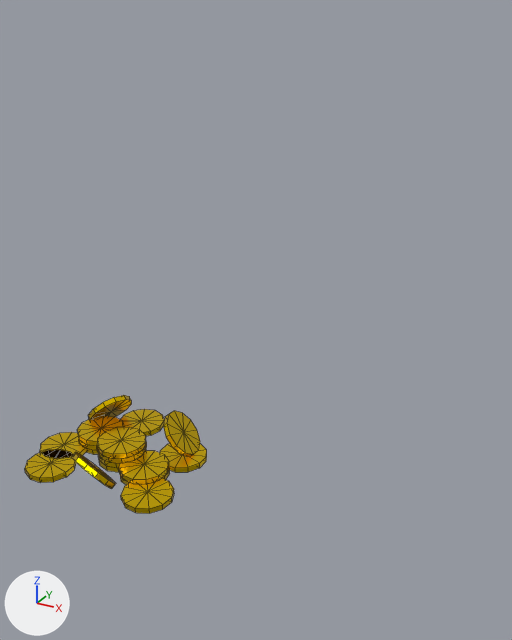
A saved change to the FBX model exports/roblox_fbx_2026-05-15/GoldCoinPile_LOD0_roblox.fbx.
Rendered twice from a 50 mm lens placed at (5.34, -6.06, 5.45), pointed at (1.96, 0.09, 2.37). The lights are fixed; the arrows at lower left show +X, +Y and +Z. The picture after the commit comes second. Mesh edges are drawn as thin lines. Where no turn or scale is listed for an object, it has been applied to the vertices. Vertices at exactly the same position are counted once.

The first picture shows 'GoldCoinPile_CoinMat_pile'.
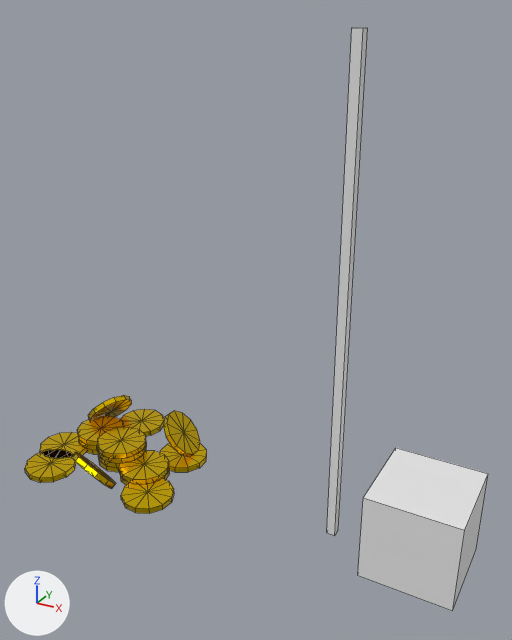
Pixel boxes (x1, y1, x2, y2) of what changed, in the pictures (512 x 640 px):
```json
{"object": "1_Stud_Cube", "change": "shown", "after": [358, 448, 488, 611]}
{"object": "5.3_Stud_Height_Ruler", "change": "shown", "after": [327, 28, 367, 536]}
```

Edits to the scene script, one JSON object a line:
```json
{"block": "me_5_3_stud_height_ruler", "where": "# used by ob_5_3_stud_height_ruler; location = (0.0, 0.0, 0.0)"}
{"op": "remove", "block": "me_5_3_stud_height_ruler", "code": "me_5_3_stud_height_ruler.from_pydata(...)  # 8 vertices, 6 faces; spans x -1.0..1.0, y -1.0..1.0, z -1.0..1.0"}
{"op": "add", "block": "me_5_3_stud_height_ruler", "code": "me_5_3_stud_height_ruler.from_pydata(...)  # 8 vertices, 6 faces; spans x -0.05..0.05, y -0.05..0.05, z 0.0..5.3"}
{"block": "me_5_3_stud_height_ruler", "change": "me_5_3_stud_height_ruler part 1: the whole mesh is scaled about its middle by (0.05, 0.05, 2.65), then moved by (0.0, 0.0, 2.65)"}
{"block": "me_1_stud_cube", "where": "# used by ob_1_stud_cube; location = (0.0, 0.0, 0.0)"}
{"op": "remove", "block": "me_1_stud_cube", "code": "me_1_stud_cube.from_pydata(...)  # 8 vertices, 6 faces; spans x -1.0..1.0, y -1.0..1.0, z -1.0..1.0"}
{"op": "add", "block": "me_1_stud_cube", "code": "me_1_stud_cube.from_pydata(...)  # 8 vertices, 6 faces; spans x -0.5..0.5, y -0.5..0.5, z 0.0..1.0"}
{"block": "me_1_stud_cube", "change": "me_1_stud_cube part 2: the whole mesh is scaled about its middle by 0.5, then moved by (0.0, 0.0, 0.5)"}
{"op": "remove", "block": "ob_5_3_stud_height_ruler", "code": "ob_5_3_stud_height_ruler.hide_viewport = True"}
{"op": "set", "path": "ob_5_3_stud_height_ruler.location", "old": "(0.0, 0.0, 0.0)", "new": "(3.0, 0.0, 0.0)"}
{"op": "remove", "block": "ob_1_stud_cube", "code": "ob_1_stud_cube.hide_viewport = True"}
{"op": "set", "path": "ob_1_stud_cube.location", "old": "(0.0, 0.0, 0.0)", "new": "(4.0, 0.0, 0.0)"}
```
